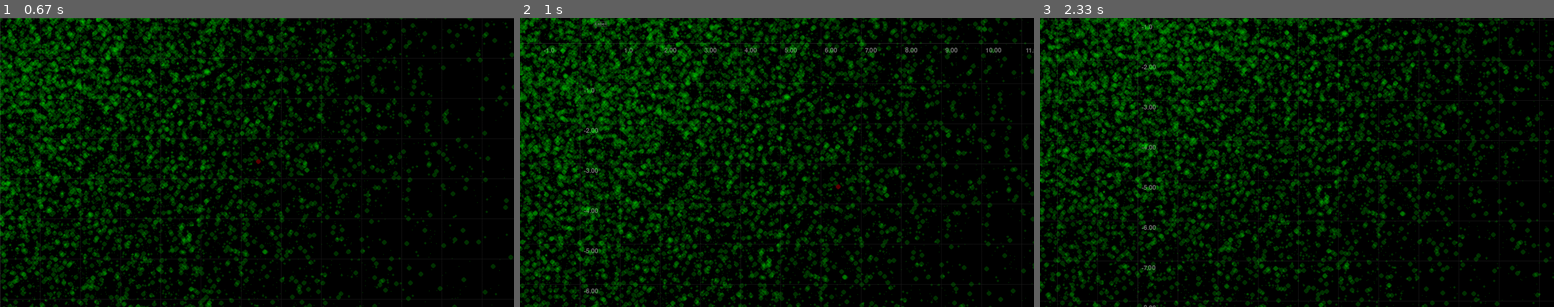
Above: before the commit, frames 1-3 (left to right).
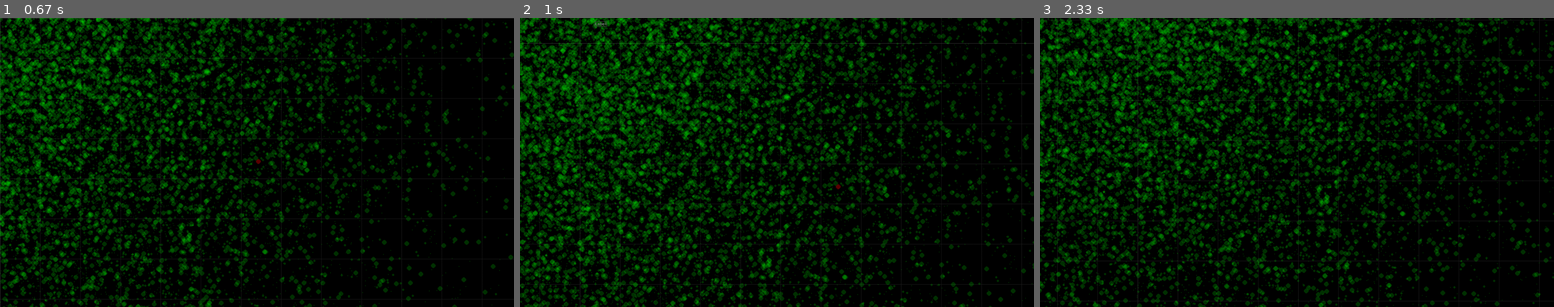
Above: after the commit, the same moments.

Repository: Bluemi/viztools
Game: pygame game, started from scripts/main.py
The game is run twice, just before and just after one commit, with the same random seed, the same clock (stepped at 60 frames per second) and the same inputs.
Inputs (mouse positions are in pixels of both pictures, inside the frame that each line leads up to):
- Up to frame 1 (0.67 s): click (257, 162) at 0.38 s
- Up to frame 2 (1 s): press the mouse at (777, 162) at 0.7 s; move the mouse to (807, 174) at 0.8 s; release the mouse at (838, 188) at 0.93 s
- Up to frame 3 (2.33 s): click (1307, 64) at 1.17 s; click (1209, 272) at 1.58 s; press the mouse at (1209, 272) at 1.9 s; move the mouse to (1230, 240) at 2 s; release the mouse at (1245, 208) at 2.13 s

Frame 1 is identical in both runs. In frame 2, 0.4% of the frame differs, in the area x 4-100%, y 10-96%; in frame 3, 0.2%.

Commit message:
add option to not draw numbers in coordinate system

Diff:
--- a/scripts/main.py
+++ b/scripts/main.py
@@ -3,7 +3,7 @@
 import pygame as pg
 import numpy as np
 
-from viztools.drawable.overlay_text import OverlayText, OverlayPosition
+from viztools.drawable.overlay_text import OverlayText
 from viztools.drawable.points import Points
 from viztools.viewer import Viewer
 
@@ -34,7 +34,7 @@
         )
 
     def render(self):
-        self.render_coordinate_system()
+        self.render_coordinate_system(draw_numbers=False)
         self.render_drawables([self.points, self.overlay_text])
 
     def handle_event(self, event: pg.event.Event):
--- a/viztools/coordinate_system.py
+++ b/viztools/coordinate_system.py
@@ -163,7 +163,9 @@
     return translate_coord @ scale_coord
 
 
-def draw_coordinate_system(screen: pg.Surface, coordinate_system: CoordinateSystem, render_font: pg.font.Font):
+def draw_coordinate_system(
+        screen: pg.Surface, coordinate_system: CoordinateSystem, render_font: pg.font.Font, draw_numbers=True
+):
     screen.fill((0, 0, 0))
 
     def adapt_quotient(quotient):
@@ -218,30 +220,31 @@
         pg.draw.line(screen, color, transformed_horizontal_lines[0], transformed_horizontal_lines[1])
 
     # draw numbers
-    zero_point = coordinate_system.space_to_screen(np.array([0, 0]))
-
-    if 0 < zero_point[1] < height:
-        for x in x_points:
-            if abs(x) > 10 ** -5:
-                float_format = '{:.2f}' if abs(x) > 1 else '{:.2}'
-                font = render_font.render(
-                    float_format.format(x), True, np.array([120, 120, 120]), np.array([0, 0, 0, 0])
-                )
-                pos = coordinate_system.space_to_screen(np.array([x, 0]))
-                pos += 10
-                # noinspection PyTypeChecker
-                render_pos: Tuple[int, int] = tuple(pos.flatten().tolist())
-                screen.blit(font, render_pos)
-
-    if 0 < zero_point[0] < width:
-        for y in y_points:
-            if abs(y) > 10 ** -5:
-                float_format = '{:.2f}' if abs(y) > 1 else '{:.2}'
-                font = render_font.render(
-                    float_format.format(y), True, np.array([120, 120, 120]), np.array([0, 0, 0, 0])
-                )
-                pos = coordinate_system.space_to_screen(np.array([0, y]))
-                pos += 10
-                # noinspection PyTypeChecker
-                render_pos: Tuple[int, int] = tuple(pos.flatten().tolist())
-                screen.blit(font, render_pos)
+    if draw_numbers:
+        zero_point = coordinate_system.space_to_screen(np.array([0, 0]))
+
+        if 0 < zero_point[1] < height:
+            for x in x_points:
+                if abs(x) > 10 ** -5:
+                    float_format = '{:.2f}' if abs(x) > 1 else '{:.2}'
+                    font = render_font.render(
+                        float_format.format(x), True, np.array([120, 120, 120]), np.array([0, 0, 0, 0])
+                    )
+                    pos = coordinate_system.space_to_screen(np.array([x, 0]))
+                    pos += 10
+                    # noinspection PyTypeChecker
+                    render_pos: Tuple[int, int] = tuple(pos.flatten().tolist())
+                    screen.blit(font, render_pos)
+
+        if 0 < zero_point[0] < width:
+            for y in y_points:
+                if abs(y) > 10 ** -5:
+                    float_format = '{:.2f}' if abs(y) > 1 else '{:.2}'
+                    font = render_font.render(
+                        float_format.format(y), True, np.array([120, 120, 120]), np.array([0, 0, 0, 0])
+                    )
+                    pos = coordinate_system.space_to_screen(np.array([0, y]))
+                    pos += 10
+                    # noinspection PyTypeChecker
+                    render_pos: Tuple[int, int] = tuple(pos.flatten().tolist())
+                    screen.blit(font, render_pos)
--- a/viztools/viewer.py
+++ b/viztools/viewer.py
@@ -52,8 +52,8 @@
         for drawable in drawables:
             drawable.draw(self.screen, self.coordinate_system)
 
-    def render_coordinate_system(self):
-        draw_coordinate_system(self.screen, self.coordinate_system, self.render_font)
+    def render_coordinate_system(self, draw_numbers=True):
+        draw_coordinate_system(self.screen, self.coordinate_system, self.render_font, draw_numbers=draw_numbers)
 
     def _render(self):
         self.render()
